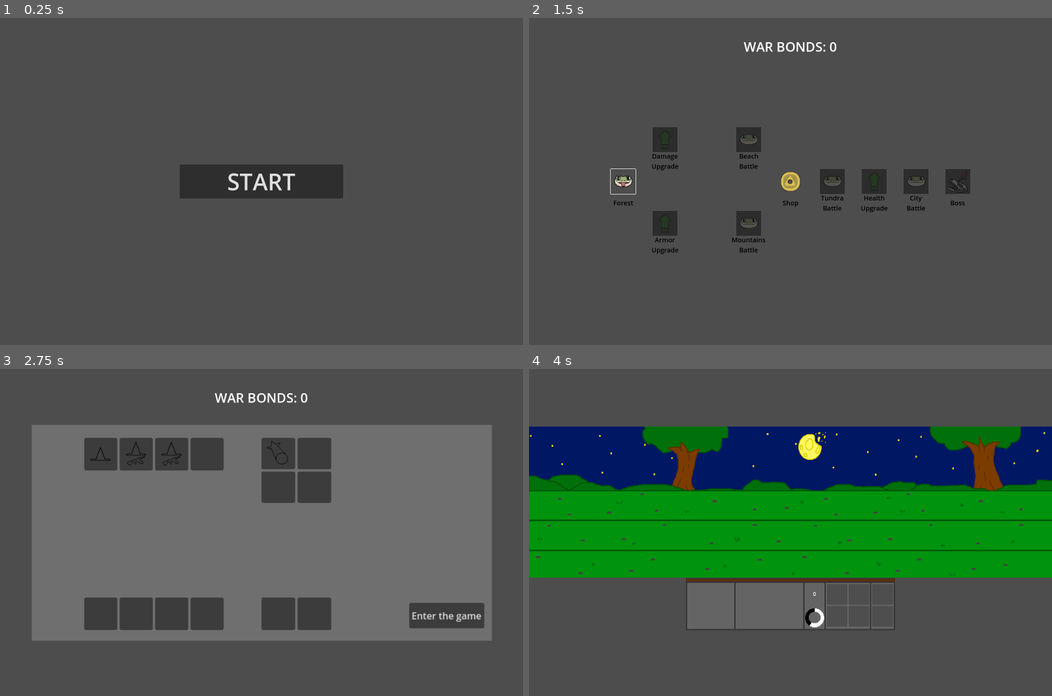
Above: before the commit, frames 1-4 (two rows, left to right).
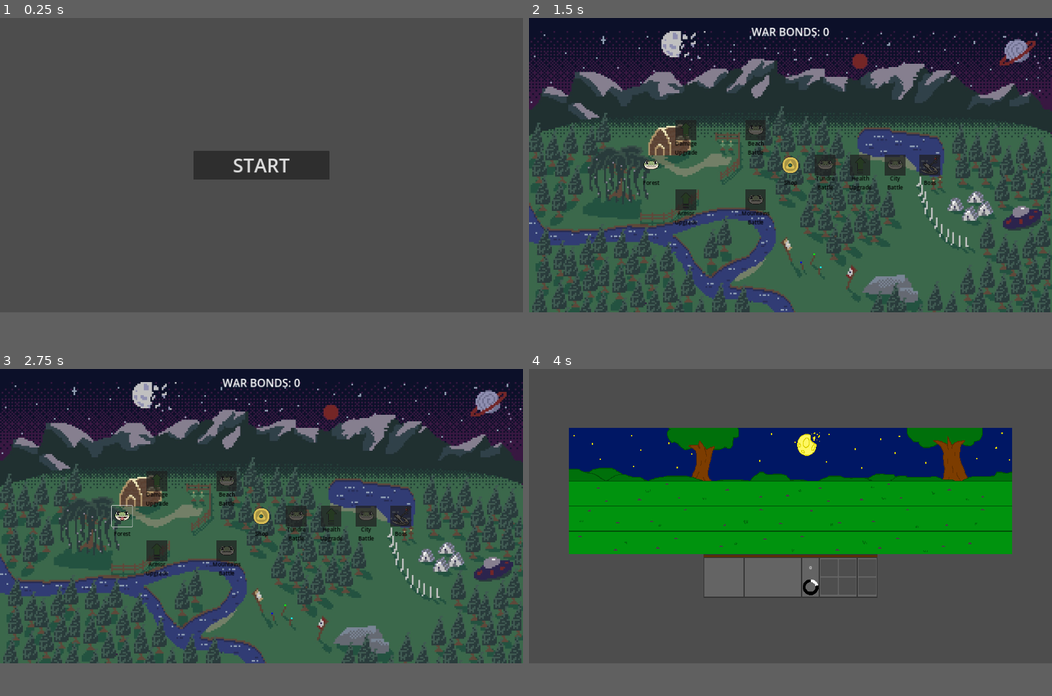
Above: after the commit, the same moments.

Repository: SammyCadian/wizards-who-hate-lizards
Game: Godot game, scene res://game.tscn
Two runs of this game, one before a commit and one after it. Both use one fixed random seed, a clock stepped at 60 frames per second and the inputs below. The engine's default icon, where the game draws it, is replaced by a stand-in: a white triangle on a blue panel in a dark square.
Inputs (mouse positions are in pixels of both pictures, inside the frame that each line leads up to):
- Up to frame 1 (0.25 s): no input
- Up to frame 2 (1.5 s): click "START" at 0.5 s; click (623, 181) at 1.27 s
- Up to frame 3 (2.75 s): click (120, 532) at 2.02 s
- Up to frame 4 (4 s): click (973, 614) at 2.75 s, where only the run before the commit has a clickable "Enter the game"; click (947, 610) at 3.5 s, where only the run after the commit has a clickable "Enter the game"
The window is 800x500 before the commit and 800x450 after it. Grey fills any space a smaller window leaves; there, only what the larger window draws over its background counts as a difference.

The runs differ from the first frame. In frame 1, 3.3% of the frame differs, in the area x 34-66%, y 40-56%; in frame 2, 79%; in frame 3, 84%, in the area x 0-100%, y 0-90%; in frame 4, 23%.

Commit message:
Revert "nothing changed here i think"
This reverts commit b5ddcbd56219fe83efb7e6f4d26b73601176a8f9.

Diff:
--- a/Scenes/Battle/battle_manager.gd
+++ b/Scenes/Battle/battle_manager.gd
@@ -39,7 +39,7 @@
 func playerWins():
 	# Update player variables
 	Global.ADD_WAR_BONDS(100)
-	get_parent().get_node("Map").get_node("WarBonds").text = "WAR BONDS: %s" % Global.PLAYER_WAR_BONDS
+	get_parent().updateWarBonds()
 	Global.BATTLES_WON += 1
 	Global.NODES_COMPLETED += 1
 
@@ -54,6 +54,7 @@
 	Global.PLAYER_WAR_BONDS = 0
 	Global.BATTLES_WON = 0
 	Global.NODES_COMPLETED = 0
+	Global.boughtItems = []
 
 	# Instantiate the Game Over UI
 	var gameOverInstance = gameOverScene.instantiate()
--- a/Scenes/UI/map.tscn
+++ b/Scenes/UI/map.tscn
@@ -1,7 +1,7 @@
 [gd_scene load_steps=3 format=3 uid="uid://dsl6gtr1e6wls"]
 
-[ext_resource type="Texture2D" uid="uid://1hyfmby6yd5s" path="res://icon.svg" id="1_k3vwj"]
 [ext_resource type="Script" path="res://Scenes/UI/map.gd" id="1_yijh4"]
+[ext_resource type="Texture2D" uid="uid://ddngoex8hpksj" path="res://Sprites/UI/NodeMapBackground.png" id="2_2hlxw"]
 
 [node name="Map" type="Node2D"]
 script = ExtResource("1_yijh4")
@@ -9,9 +9,7 @@
 [node name="Camera2D" type="Camera2D" parent="."]
 
 [node name="Background" type="Sprite2D" parent="."]
-visible = false
-scale = Vector2(10, 6)
-texture = ExtResource("1_k3vwj")
+texture = ExtResource("2_2hlxw")
 
 [node name="node0" type="Marker2D" parent="."]
 position = Vector2(-512, 0)
@@ -41,14 +39,3 @@
 
 [node name="node7" type="Marker2D" parent="."]
 position = Vector2(512, 0)
-
-[node name="WarBonds" type="Label" parent="."]
-offset_left = -168.0
-offset_top = -488.0
-offset_right = 168.0
-offset_bottom = -336.0
-theme_override_font_sizes/font_size = 40
-text = "WAR BONDS: 0"
-horizontal_alignment = 1
-vertical_alignment = 1
-autowrap_mode = 2
--- a/Scenes/Units/Wizards/autorifle.gd
+++ b/Scenes/Units/Wizards/autorifle.gd
@@ -33,7 +33,7 @@
 	if see_enemy:
 		velocity = Vector2(0, 0)
 	elif !see_enemy:
-		velocity = Vector2(speed * speed_multiplier, 0)
+		velocity = Vector2(speed, 0)
 	move_and_slide()
 
 
--- a/Scenes/Units/Wizards/rifleman.gd
+++ b/Scenes/Units/Wizards/rifleman.gd
@@ -33,7 +33,7 @@
 	if see_enemy:
 		velocity = Vector2(0, 0)
 	elif !see_enemy:
-		velocity = Vector2(speed * speed_multiplier, 0)
+		velocity = Vector2(speed, 0)
 	move_and_slide()
 
 
--- a/Scenes/Units/Wizards/scout.gd
+++ b/Scenes/Units/Wizards/scout.gd
@@ -33,7 +33,7 @@
 	if see_enemy:
 		velocity = Vector2(0, 0)
 	elif !see_enemy:
-		velocity = Vector2(speed * speed_multiplier, 0)
+		velocity = Vector2(speed, 0)
 	move_and_slide()
 
 
--- a/game.gd
+++ b/game.gd
@@ -18,7 +18,7 @@
 
 # Switch and load scenes
 # Returns the newly loaded scene if caller needs it (as seen in Battle Manager)
-func loadScene(path : String) -> Node2D:
+func loadScene(path : String) -> Node:
 	# Clear old scene and hide the map
 	clearScene()
 	unloadMap()
@@ -37,9 +37,12 @@
 
 func loadMap():
 	clearScene()
+	updateWarBonds()
+	showWarBonds()
 	map.show()
 
 func unloadMap():
+	hideWarBonds()
 	map.hide()
 
 func restartGame():
@@ -49,3 +52,12 @@
 
 	# Go back to the start menu
 	loadStart()
+
+func showWarBonds():
+	$WarBonds.show()
+
+func hideWarBonds():
+	$WarBonds.hide()
+
+func updateWarBonds():
+	$WarBonds.text = "WAR BONDS: %s" % Global.PLAYER_WAR_BONDS
--- a/game.tscn
+++ b/game.tscn
@@ -7,3 +7,16 @@
 script = ExtResource("1_7jktm")
 
 [node name="BattleManager" parent="." instance=ExtResource("1_80nbo")]
+
+[node name="WarBonds" type="Label" parent="."]
+visible = false
+z_index = 10
+offset_left = -312.0
+offset_top = -548.0
+offset_right = 312.0
+offset_bottom = -432.0
+theme_override_font_sizes/font_size = 40
+text = "WAR BONDS: 0"
+horizontal_alignment = 1
+vertical_alignment = 1
+autowrap_mode = 2
--- a/global.gd
+++ b/global.gd
@@ -1,4 +1,7 @@
 extends Node
+
+# Global array to track purchased shop items
+var boughtItems = []
 
 # Global variable to track the player's reward from battle
 var PLAYER_WAR_BONDS = 0
--- a/project.godot
+++ b/project.godot
@@ -21,8 +21,9 @@
 
 [display]
 
-window/size/viewport_width=1600
-window/size/viewport_height=1000
+window/size/viewport_width=1920
+window/size/viewport_height=1080
+window/stretch/mode="canvas_items"
 
 [input]
 
